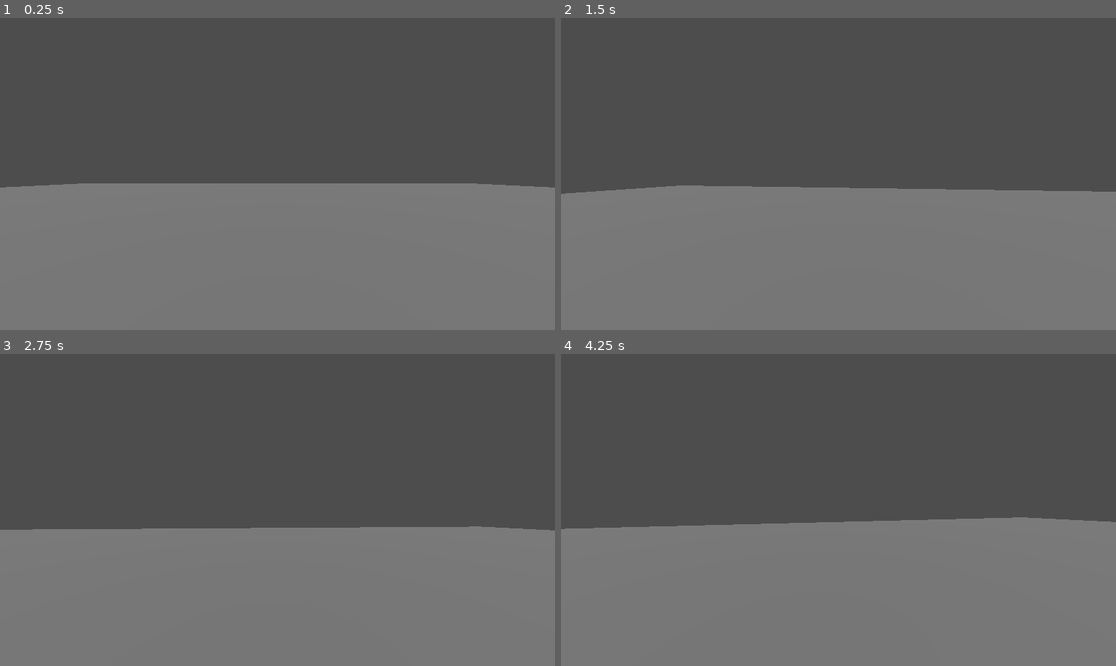
Above: before the commit, frames 1-4 (two rows, left to right).
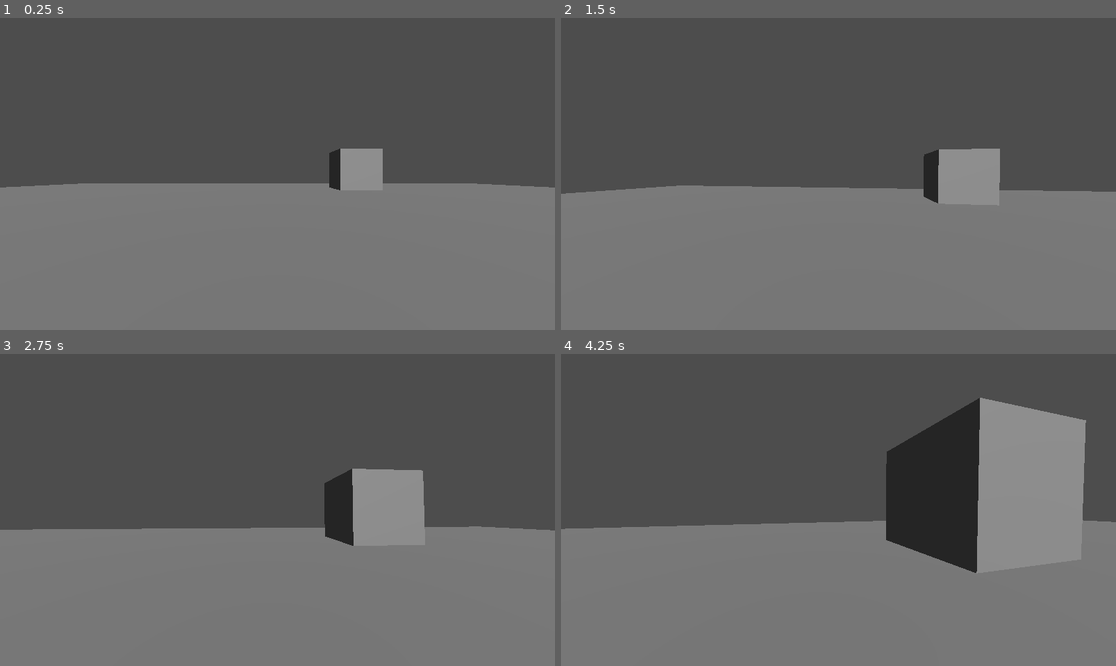
Above: after the commit, the same moments.

Repository: ROKAMETISM/3DPractice1
Game: Godot game, scene res://Scenes/world.tscn
Two runs of this game, one before a commit and one after it. Both use one fixed random seed, a clock stepped at 60 frames per second and the inputs below.
Inputs (mouse positions are in pixels of both pictures, inside the frame that each line leads up to):
- Up to frame 1 (0.25 s): no input
- Up to frame 2 (1.5 s): move the mouse to (866, 174) at 0.52 s; hold Shift (sprint) 0.53-1.28 s; hold W (move_forward) from 0.53 s (still down); tap Space (jump) at 0.77 s; move the mouse to (810, 174) at 1.27 s; tap Shift (sprint) at 1.35 s
- Up to frame 3 (2.75 s): keep holding W (move_forward); tap Space (jump) at 1.52 s; move the mouse to (288, 503) at 2.02 s; hold Shift (sprint) from 2.03 s (still down)
- Up to frame 4 (4.25 s): keep holding W (move_forward); move the mouse to (832, 516) at 2.77 s; release Shift (sprint) at 2.78 s; tap Shift (sprint) at 2.85 s; tap Space (jump) at 3.02, 3.77 s; move the mouse to (877, 513) at 3.52 s; hold Shift (sprint) from 3.53 s (still down)

The runs differ from the first frame. In frame 1, 1.1% of the frame differs, in the area x 59-69%, y 41-56%; in frame 2, 1.8%; in frame 3, 3.4%; in frame 4, 14%, in the area x 58-95%, y 14-71%.

Commit message:
Update world.tscn

Diff:
--- a/Scenes/world.tscn
+++ b/Scenes/world.tscn
@@ -22,6 +22,6 @@
 transform = Transform3D(1, 0, 0, 0, 0.8213882, 0.57036954, 0, -0.57036954, 0.8213882, 0, 3.0787892, 0)
 
 [node name="CSGBox3D2" type="CSGBox3D" parent="."]
-transform = Transform3D(1, 0, 0, 0, 1, 0, 0, 0, 1, 3, 2, 12)
+transform = Transform3D(1, 0, 0, 0, 1, 0, 0, 0, 1, 8, 2, -21)
 use_collision = true
 size = Vector3(4, 4, 4)
